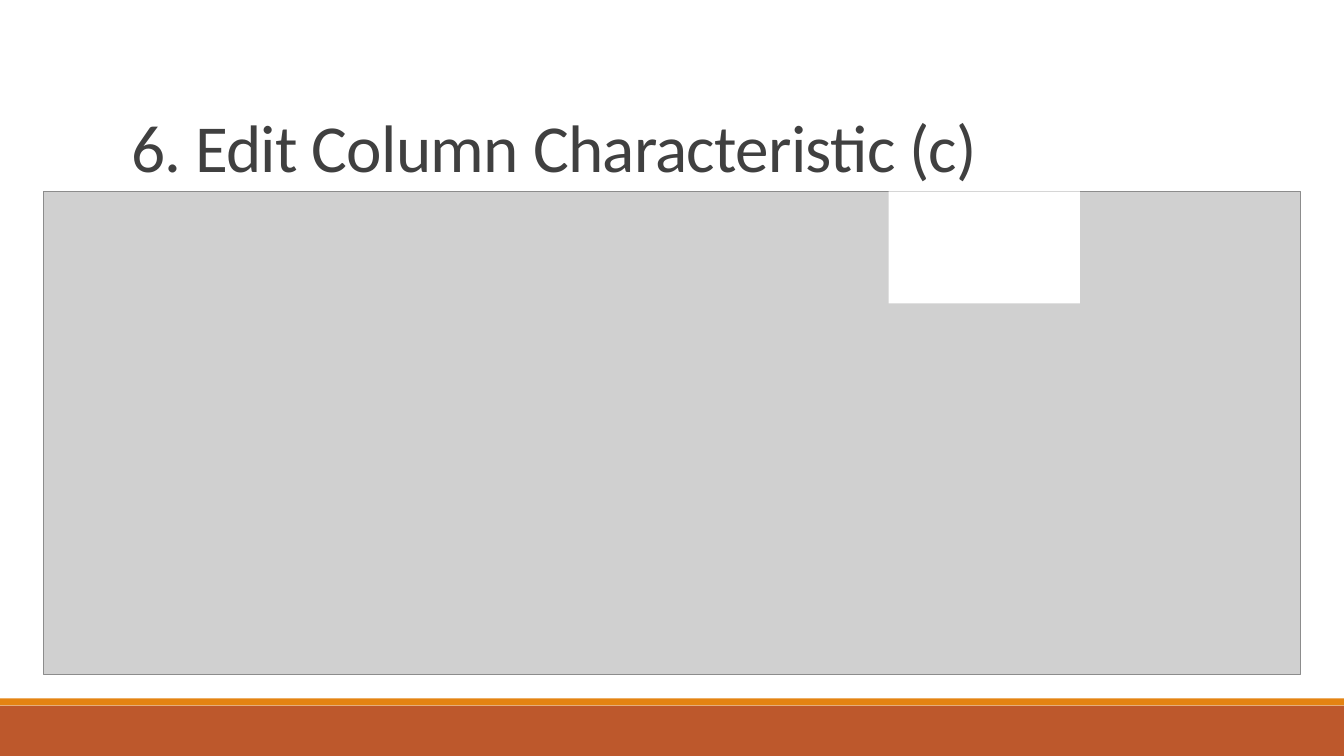
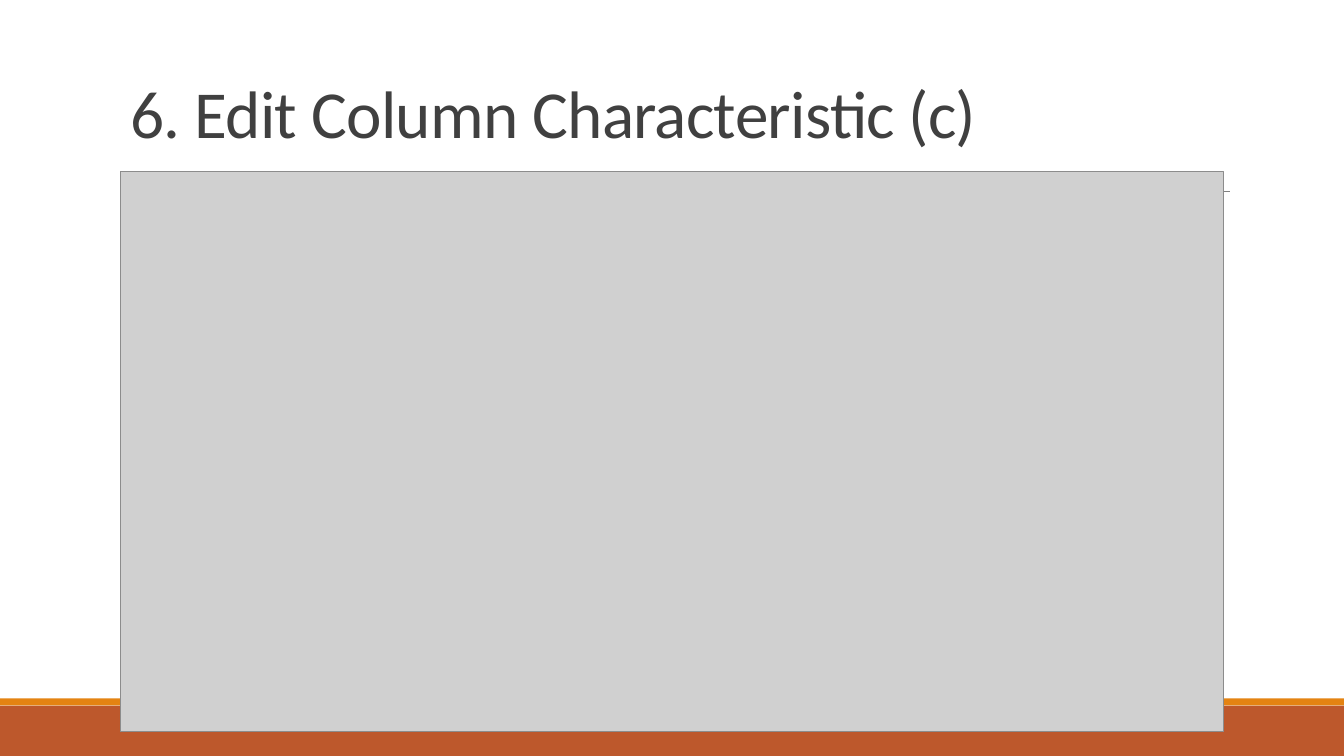
Before and after one commit to IgnaceBleukx/Software-Ontwerp, a slide deck: slide 32 of Presentaties/Iteration2.pptx (slide 30 before the commit). Drawn at 1344x756 pixels with LibreOffice and Linux fonts; fonts in the diff are those of the drawing; grey boxes stand for pictures. Boxes give left, top, right and bottom in pixels: in the first picture for what was removed or moved away, otherwise in the second. Text is boxed around its words. In the diff, an @@ line names an element or a change of style, - is before the commit and + after.

```diff
--- a/Presentaties/Iteration2.pptx
+++ b/Presentaties/Iteration2.pptx
@@ title "6. Edit Column Characteristic (c)": place and size @@
-title "6. Edit Column Characteristic (c)" at (131,123,977,181)
+title "6. Edit Column Characteristic (c)" at (130,89,977,147)
@@ picture: place and size @@
-picture at (43,192,1302,675)
+picture at (120,171,1224,732)
@@ rectangle removed at (889,192,1081,303) @@
```
Also in this commit, not shown: 23 other slides changed, 12 slides added, 10 slides removed.
